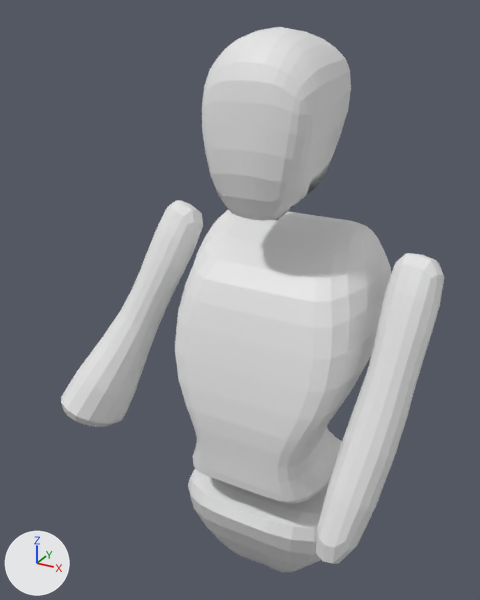
Before and after pictures for a commit that changed the FBX model ByYourSide/Assets/Models/EnemyModel-ChargeAttack.fbx.
The view is the same before and after, from a 50 mm lens placed at (2.11, -4.5, 7.45), pointed at (-0.24, -0.24, 5.32). Every picture has the same lights, and +X, +Y and +Z are marked at lower left. Where no turn or scale is listed for an object, it has been applied to the vertices.

Objects in the first picture: 'ArmL', 'ArmR', 'Head', 'Torso', 'Waist'.
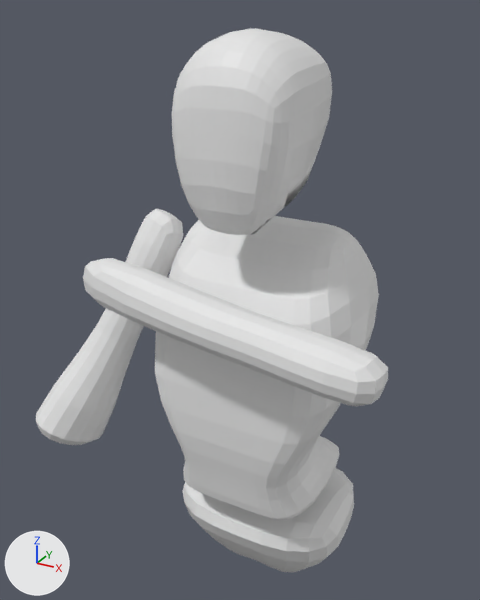
Boxes (x1, y1, x2, y2) around the edits, measured in the pictures (480 x 600 px):
'Torso', moved, turned: before (175, 210, 391, 504); after (155, 216, 379, 520)
'ArmL', moved, turned: before (316, 253, 444, 564); after (83, 258, 388, 406)
'Head', moved: before (202, 27, 351, 221); after (172, 28, 332, 235)
'ArmR', moved: before (61, 200, 203, 427); after (36, 209, 183, 445)
'Waist', moved, turned: before (188, 469, 329, 572); after (183, 468, 354, 572)

The edits, one by one:
Object 'Head' (ob_head) moves from (0.047, -0.066, 4.34) to (0.047, -0.421, 4.34).
Object 'Waist' (ob_waist) moves from (0.047, -0.036, 4.31) to (0.047, -0.232, 4.348).
Object 'Waist' (ob_waist) turns from (1.4, 0, 0) to (8.8, 0, 0) degrees about x, y and z.
Object 'Torso' (ob_torso) moves from (0.047, -0.036, 4.31) to (0.047, -0.232, 4.348).
Object 'Torso' (ob_torso) turns from (1.4, 0, 0) to (8.8, 0, 0) degrees about x, y and z.
Object 'ArmL' (ob_arml) moves from (2.722, 0.16, 6.604) to (2.027, -2.744, 5.211).
Object 'ArmL' (ob_arml) turns from (84, 66, -107) to (-89, -174, -4.6) degrees about x, y and z.
Object 'ArmR' (ob_armr) moves from (0.79, 0.121, 6.436) to (0.79, -0.187, 6.436).
